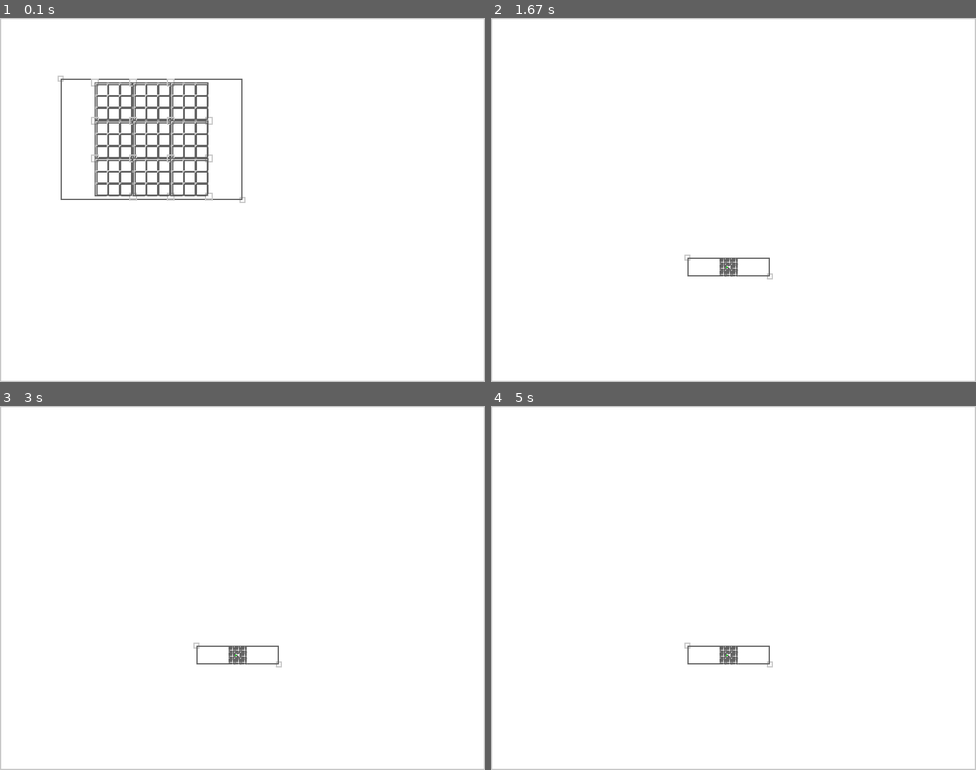
Above: before the commit, frames 1-4 (two rows, left to right).
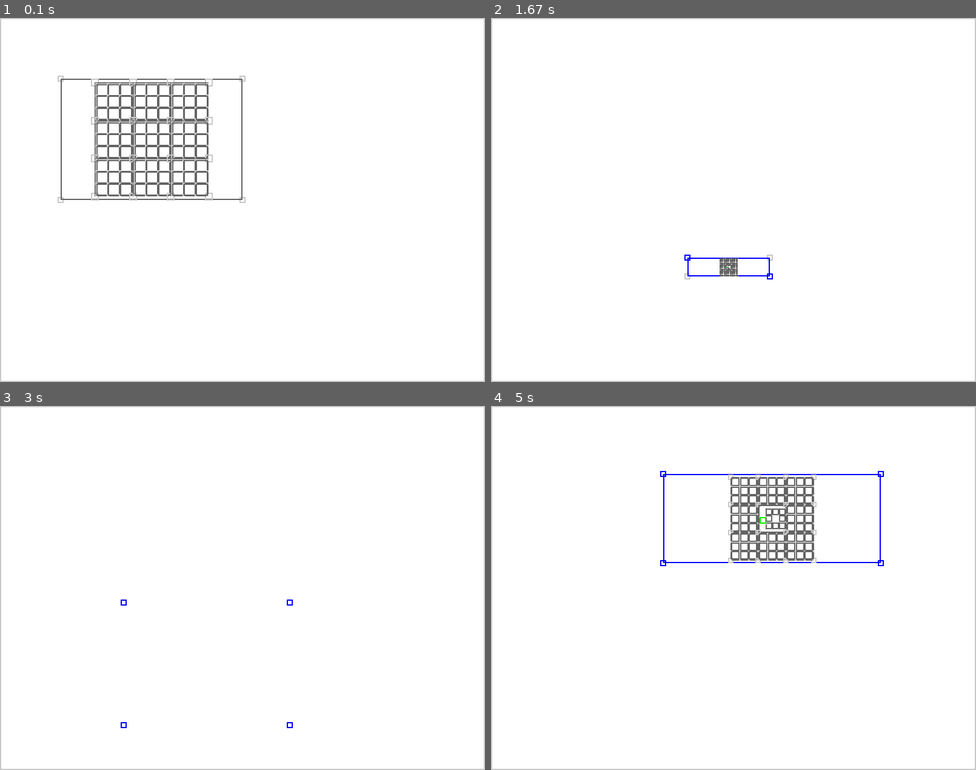
Above: after the commit, the same moments.

Repository: user45451/pygame-ui
Game: pygame game, started from main.py
Same seed, same stepped clock (60 frames per second), same inputs: the game is played once before the commit and once after it.
Inputs (mouse positions are in pixels of both pictures, inside the frame that each line leads up to):
- Up to frame 1 (0.1 s): no input
- Up to frame 2 (1.67 s): press the mouse at (641, 138) at 0.37 s; move the mouse to (612, 141) at 0.47 s; release the mouse at (583, 145) at 0.6 s; press the mouse at (733, 200) at 0.7 s; move the mouse to (752, 236) at 0.8 s; release the mouse at (772, 276) at 0.93 s; press the mouse at (549, 79) at 1.03 s; move the mouse to (607, 101) at 1.13 s; release the mouse at (665, 123) at 1.27 s; press the mouse at (665, 123) at 1.37 s; move the mouse to (675, 192) at 1.47 s; release the mouse at (685, 258) at 1.6 s
- Up to frame 3 (3 s): press the mouse at (194, 664) at 1.7 s; move the mouse to (160, 635) at 1.8 s; release the mouse at (126, 602) at 1.93 s; press the mouse at (281, 646) at 2.03 s; move the mouse to (203, 686) at 2.13 s; release the mouse at (126, 726) at 2.27 s; press the mouse at (126, 602) at 2.37 s; move the mouse to (106, 555) at 2.47 s; release the mouse at (87, 507) at 2.6 s; press the mouse at (87, 507) at 2.7 s; move the mouse to (189, 555) at 2.8 s; release the mouse at (291, 602) at 2.93 s
- Up to frame 4 (5 s): press the mouse at (617, 602) at 3.03 s; move the mouse to (660, 649) at 3.13 s; release the mouse at (704, 700) at 3.27 s; press the mouse at (782, 700) at 3.37 s; move the mouse to (675, 631) at 3.47 s; release the mouse at (573, 562) at 3.6 s; press the mouse at (704, 726) at 3.7 s; move the mouse to (694, 631) at 3.8 s; release the mouse at (680, 537) at 3.93 s; press the mouse at (573, 537) at 4.03 s; move the mouse to (728, 595) at 4.13 s; release the mouse at (879, 653) at 4.27 s; press the mouse at (680, 653) at 4.37 s; move the mouse to (723, 635) at 4.47 s; release the mouse at (762, 617) at 4.6 s; press the mouse at (762, 617) at 4.7 s; move the mouse to (714, 544) at 4.8 s; release the mouse at (665, 475) at 4.93 s

The runs differ from the first frame. In frame 1, 0.1% of the frame differs, in the area x 11-51%, y 15-51%; in frame 2, 0.2%; in frame 3, 0.4%; in frame 4, 3.0%, in the area x 34-81%, y 17-72%.

Commit message:
Update window.py
新增的功能
1.通过Reflection来实现可视化的窗口调整大小（四个角落）
2.可视化的点击事件

Diff:
--- a/ui/window.py
+++ b/ui/window.py
@@ -5,17 +5,26 @@
     def __init__(self, value):
         self.value = value
 
-class Reflection(ui):
+class Reflection(ui): # 将自己的中心坐标反射到给定的指针，并且会根据指针的变化而移动
     def __init__(self, x : Pointer, y : Pointer, width, height):
         super().__init__(x.value - width / 2, y.value - height / 2, width, height)
         self.x = x
         self.y = y
+        self.color = [(200,200,200),(255,0,0),(0,0,255)]
+        self.color_index = 0
+        self.hover_time = 0
     def own_draw(self, screen):
-        super().own_draw(screen)
+        rect = self.global_rect()
+        pygame.draw.rect(screen, self.color[self.color_index], rect, 2)
         self.rect.x = int(self.x.value - self.rect.width / 2)
         self.rect.y = int(self.y.value - self.rect.height / 2)
     def hovered_event(self, event):
-        return
+        self.hover_time /= 2
+        if event.type == pygame.MOUSEBUTTONDOWN:
+            if event.button == 1:
+                self.color_index = 1
+        else:
+            self.color_index = 2
     def drag_event(self, event):
         # 窗口移动的事件
         if event:
@@ -26,6 +35,9 @@
                 self.x.value = self.rect.x + self.rect.width / 2
                 self.y.value = self.rect.y + self.rect.height / 2
     def handle_event(self, event):
+        self.hover_time += 1
+        if self.hover_time > 100:
+            self.color_index = 0
         return False
 
 class Window(ui):
@@ -33,19 +45,23 @@
         super().__init__(x, y, width, height)
         self.offset_x = 0
         self.offset_y = 0
-        self.color_option = [(100,100,100),(0,255,0),(0,0,255)]
-        self.rect_color = self.color_option[0]
+        self.color = [(100,100,100),(0,255,0),(0,0,255)]
+        self.color_index = 0
 
         self.left = Pointer(x)
         self.top = Pointer(y)
-        self.topleft = Reflection(self.left, self.top, 10, 10)
-
         self.right = Pointer(x + width)
         self.bottom = Pointer(y + height)
-        self.rightbottom = Reflection(self.right, self.bottom, 10, 10)
+
+        self.topleftResize = Reflection(self.left, self.top, 10, 10)
+        self.rightbottomResize = Reflection(self.right, self.bottom, 10, 10)
+        self.toprightResize = Reflection(self.right, self.top, 10, 10)
+        self.leftbottomResize = Reflection(self.left, self.bottom, 10, 10)
     def rebuild(self):
-        self.root_ui.add_child(self.topleft)
-        self.root_ui.add_child(self.rightbottom)
+        self.root_ui.add_child(self.topleftResize)
+        self.root_ui.add_child(self.rightbottomResize)
+        self.root_ui.add_child(self.toprightResize)
+        self.root_ui.add_child(self.leftbottomResize)
     def full(self): # 全局窗口变换, 鼠标移动窗口的时候可能会有比例缩放问题
         bouding_box = [float('inf'), float('inf'), float('-inf'), float('-inf')]
         for child in self.children:
@@ -62,7 +78,7 @@
             self.inner_gravity = [rect_center[0] - box_center[0], rect_center[1] - box_center[1], box_center[0], box_center[1], self.gravity[4] * scaled, self.gravity[5] * scaled]
     def own_draw(self, screen):
         rect = self.global_rect()
-        pygame.draw.rect(screen, self.rect_color, rect, 2)
+        pygame.draw.rect(screen, self.color[self.color_index], rect, 2)
         # 将浮点数转换为整数以避免类型错误
         self.rect.x = int(self.left.value)
         self.rect.y = int(self.top.value)
@@ -72,10 +88,12 @@
     def hovered_event(self, event):
         if event.type == pygame.MOUSEBUTTONDOWN:
             if event.button == 1:
-                self.rect_color = self.color_option[1]
+                self.color_index = 1
         elif event.type == pygame.MOUSEBUTTONUP:
             if event.button == 1:
-                self.rect_color = self.color_option[0]
+                self.color_index = 2
+        else:
+            self.color_index = 0
     def drag_event(self, event):
         # 窗口移动的事件
         if event:
